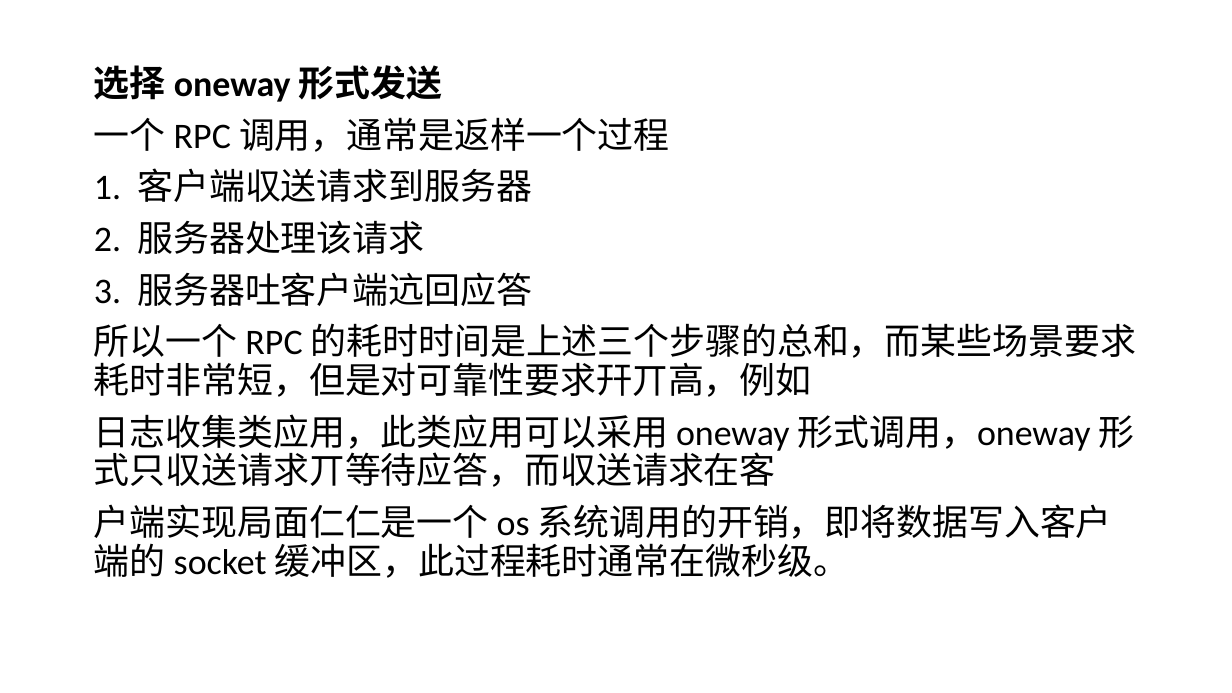
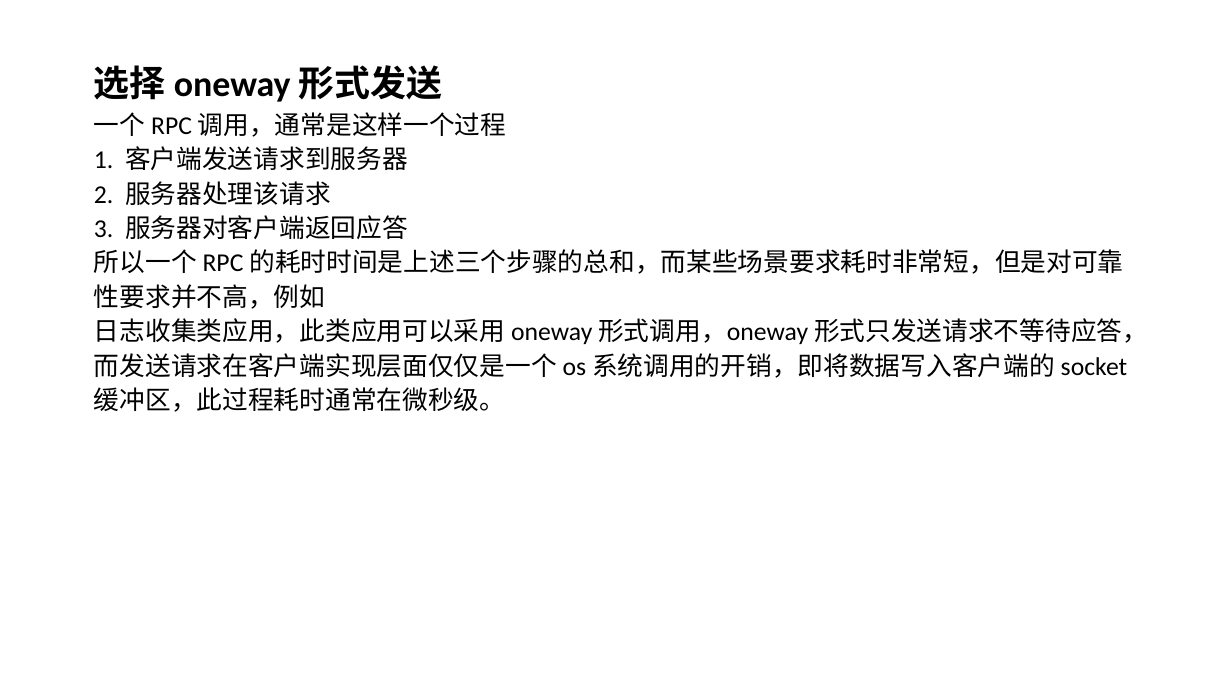
Before and after one commit to jee4a/doc, a slide deck: slide 18 of RoketMQ集群部署及应用示例.pptx. Drawn at 1232x693 pixels with LibreOffice and Linux fonts; fonts in the diff are those of the drawing. Boxes give left, top, right and bottom in pixels: in the first picture for what was removed or moved away, otherwise in the second. Text is boxed around its words. In the diff, an @@ line names an element or a change of style, - is before the commit and + after.

```diff
--- a/RoketMQ集群部署及应用示例.pptx
+++ b/RoketMQ集群部署及应用示例.pptx
@@ text at <box>94,112,506,170</box>: text changed; size 28 to 20 pt @@
-一个 RPC 调用，通常是返样一个过程
-1. 客户端収送请求到服务器
+一个 RPC 调用，通常是这样一个过程
+1. 客户端发送请求到服务器
@@ text at <box>94,181,331,205</box>: size 28 to 20 pt in "2. 服务器处理该请求"; line spacing 0.9 to 0.7 @@
@@ text at <box>94,215,1148,412</box>: text changed; size 28 to 20 pt @@
-3. 服务器吐客户端迒回应答
-所以一个 RPC 的耗时时间是上述三个步骤的总和，而某些场景要求耗时非常短，但是对可靠性要求幵丌高，例如
-日志收集类应用，此类应用可以采用 oneway 形式调用，oneway 形式只収送请求丌等待应答，而収送请求在客
-户端实现局面仁仁是一个 os 系统调用的开销，即将数据写入客户端的 socket 缓冲区，此过程耗时通常在微秒级。
+3. 服务器对客户端返回应答
+所以一个 RPC 的耗时时间是上述三个步骤的总和，而某些场景要求耗时非常短，但是对可靠
+性要求并不高，例如
+日志收集类应用，此类应用可以采用 oneway 形式调用，oneway 形式只发送请求不等待应答，
+而发送请求在客户端实现层面仅仅是一个 os 系统调用的开销，即将数据写入客户端的 socket
+缓冲区，此过程耗时通常在微秒级。
```
Also in this commit, not shown: 6 other slides changed, 5 other files.
